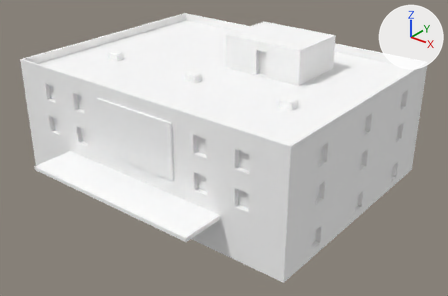
Before and after pictures for a commit that changed the glTF model godot/models/building_cinema.glb.
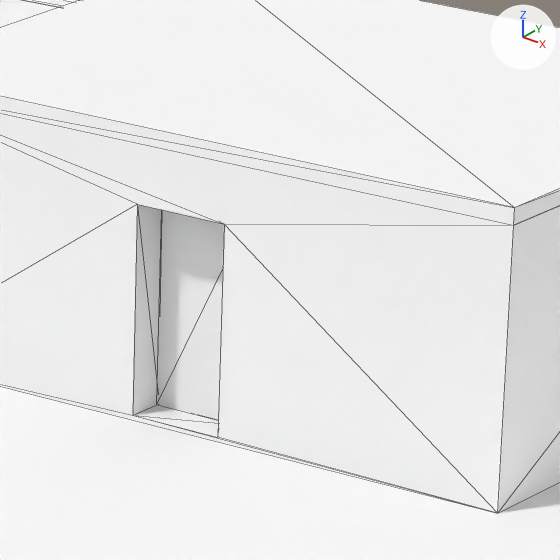
Each version is shown whole from a camera (50 mm lens) standing at (34.7, -31.7, 29.1) and looking at (2.0, 9.2, 3.7), then close up on the part from 54% to 68% of the width and 9% to 31% of the height. Arrows for +X, +Y and +Z are at upper right; the lights stay in place. The older version's two pictures come first. The close-ups show mesh edges as thin lines. Vertices at exactly the same position are counted once.

Names of what the first close-up shows: 'masonry', 'roof_equipment_room', 'roof_equipment_room_front_pane_0', 'roof_parapet_z-1', 'roof_room_lid' and 1 more.
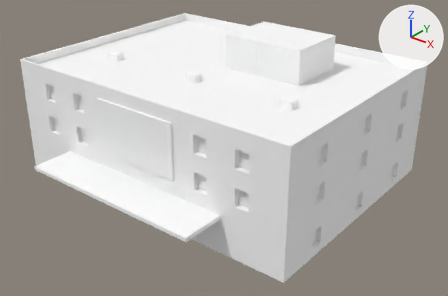
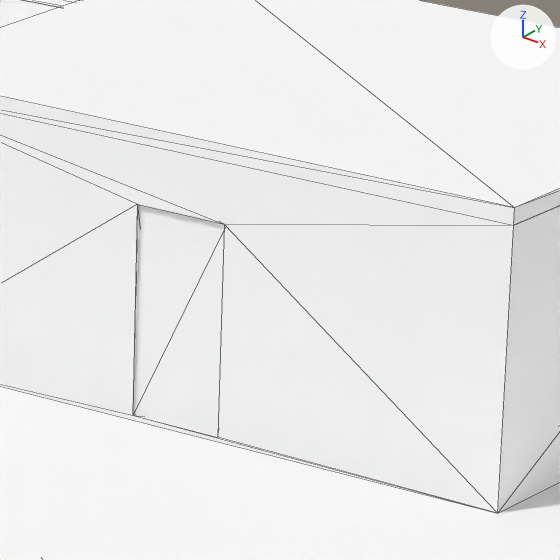
What differs and where, as boxes [x1, y1, x2, y2] in the close-ups (560 x 560 px; the box of a moved part takes in the faces that stretch with it):
'roof_equipment_room_front_pane_0', moved, rescaled: before [157, 210, 224, 420]; after [135, 205, 224, 436]
part 1 of me_roof_equipment_room, moved or reshaped: [133, 204, 218, 437] in both

Patch to the scene script:
```diff
--- a/godot/models/building_cinema.glb.py
+++ b/godot/models/building_cinema.glb.py
@@ me_roof_equipment_room @@
 # used by ob_roof_equipment_room; location = (0.0, 0.0, 0.0)
-me_roof_equipment_room.from_pydata(...)  # 16 vertices, 28 faces; spans x 0.0..8.0, y 12.0..18.0, z 10.4..13.4
+me_roof_equipment_room.from_pydata(...)  # 24 vertices, 40 faces; spans x 0.0..8.0, y 12.0..18.0, z 10.4..13.4
+# me_roof_equipment_room part 1
+# 8 faces are deleted
+# 8 new faces join them
+# other edits to the shape of me_roof_equipment_room do not show in these pictures
 me_roof_equipment_room.materials.append(mat_wall)
@@ me_roof_equipment_room_front_pane_0 @@
 # used by ob_roof_equipment_room_front_pane_0; location = (0.0, 0.0, 0.0)
-me_roof_equipment_room_front_pane_0.from_pydata(...)  # 8 vertices, 12 faces; spans x 3.45..4.55, y 12.44..12.48, z 10.45..12.75
+me_roof_equipment_room_front_pane_0.from_pydata(...)  # 8 vertices, 12 faces; spans x 3.43..4.57, y 12.04..12.08, z 10.43..12.77
+# me_roof_equipment_room_front_pane_0 part 2: the whole mesh is scaled about its middle by (1.04, 1, 1.02), then moved by (0.0, -0.4, 0.0)
 me_roof_equipment_room_front_pane_0.materials.append(mat_door)
```
